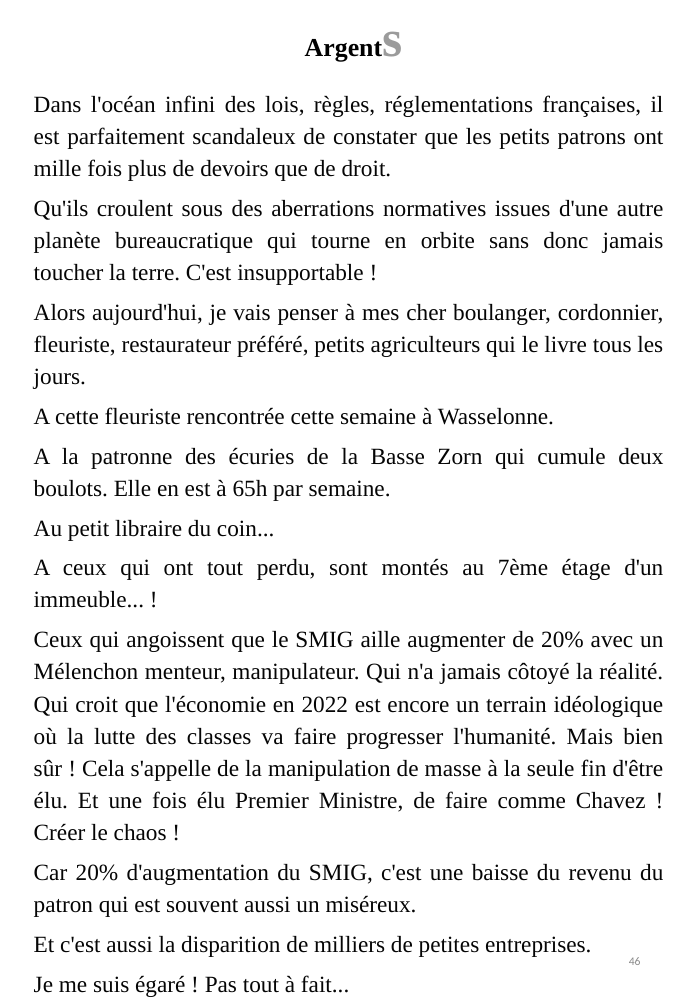
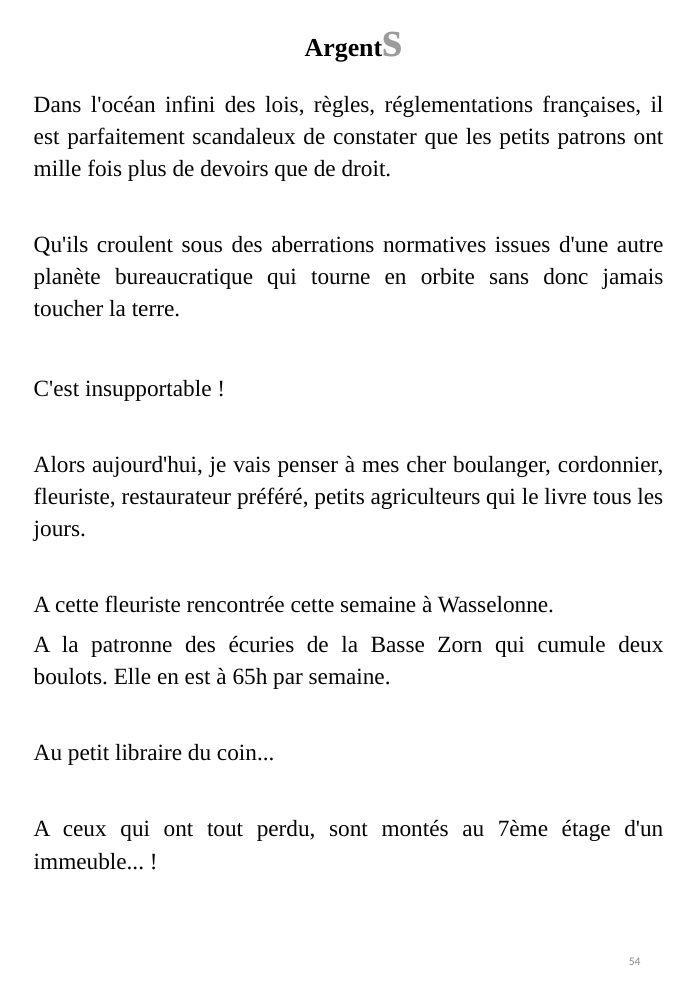
Before and after one commit to BenjaminLOUIS84/e_commerce, a slide deck: slide 54 of e_commerce/public/ppsx/tome3.ppsx (slide 46 before the commit). Drawn at 698x1008 pixels with LibreOffice and Linux fonts; fonts in the diff are those of the drawing. Boxes give left, top, right and bottom in pixels: in the first picture for what was removed or moved away, otherwise in the second. Text is boxed around its words. In the diff, an @@ line names an element or a change of style, - is before the commit and + after.

```diff
--- a/e_commerce/public/ppsx/tome3.ppsx
+++ b/e_commerce/public/ppsx/tome3.ppsx
@@ text at (x1=34, y1=236, x2=664, y2=401): text changed @@
-Qu'ils croulent sous des aberrations normatives issues d'une autre planète bureaucratique qui tourne en orbite sans donc jamais toucher la terre. C'est insupportable !
+Qu'ils croulent sous des aberrations normatives issues d'une autre planète bureaucratique qui tourne en orbite sans donc jamais toucher la terre.
+C'est insupportable !
@@ text at (x1=34, y1=631, x2=664, y2=997): paragraphs removed @@
-Ceux qui angoissent que le SMIG aille augmenter de 20% avec un Mélenchon menteur, manipulateur. Qui n'a jamais côtoyé la réalité. Qui croit que l'économie en 2022 est encore un terrain idéologique où la lutte des classes va faire progresser l'humanité. Mais bien sûr ! Cela s'appelle de la manipulation de masse à la seule fin d'être élu. Et une fois élu Premier Ministre, de faire comme Chavez ! Créer le chaos !
-Car 20% d'augmentation du SMIG, c'est une baisse du revenu du patron qui est souvent aussi un miséreux.
-Et c'est aussi la disparition de milliers de petites entreprises.
-Je me suis égaré ! Pas tout à fait...
@@ page number at (x1=629, y1=957, x2=641, y2=965): text changed @@
-46
+54
```
Also in this commit, not shown: 35 other slides changed, 9 slides added.
